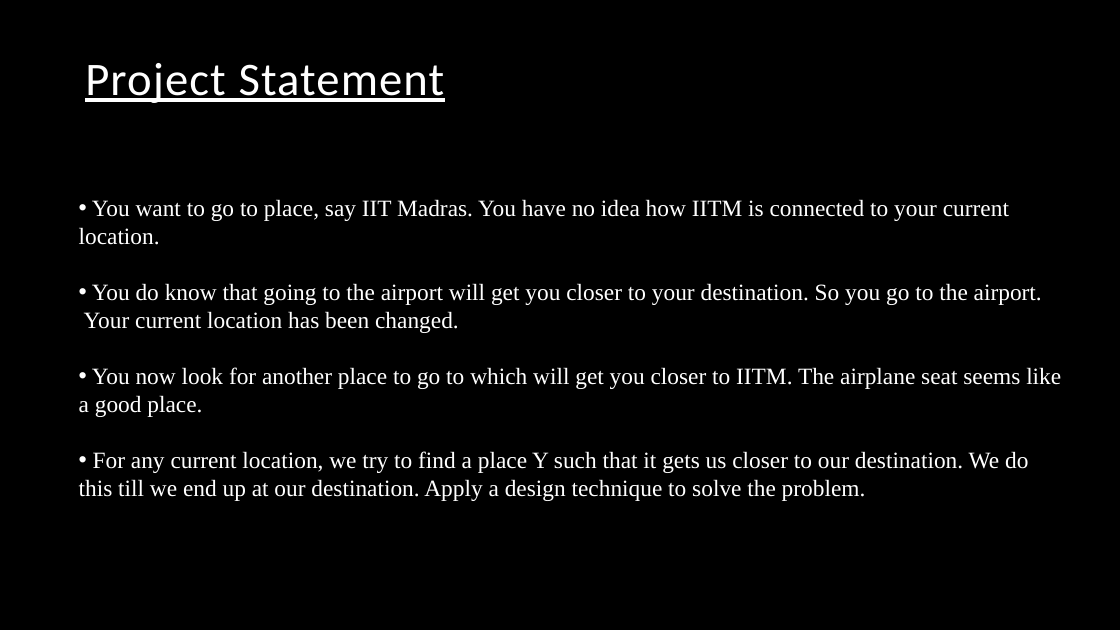
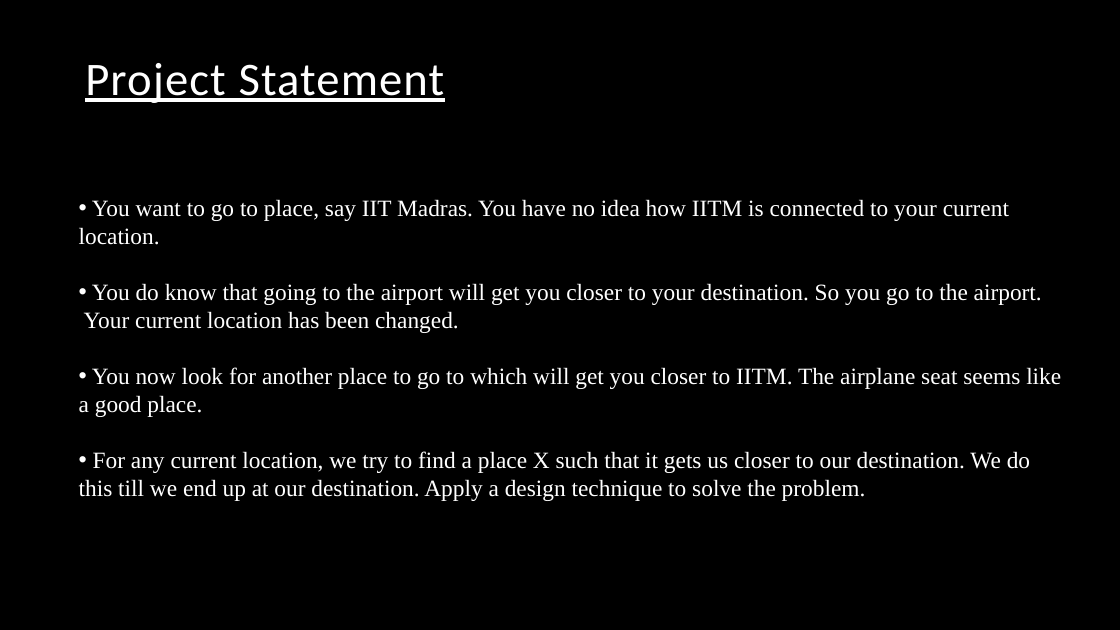
Before and after one commit to AniketDas13/Getting-Closer-to-Desired-Destination, a slide deck: slide 2 of PROJECT REPRESENTATION/PowerPoint Presentation.pptx. Drawn at 1120x630 pixels with LibreOffice and Linux fonts; fonts in the diff are those of the drawing; background and template pictures are left out. Boxes give left, top, right and bottom in pixels: in the first picture for what was removed or moved away, otherwise in the second. Text is boxed around its words. In the diff, an @@ line names an element or a change of style, - is before the commit and + after.

```diff
--- a/PROJECT REPRESENTATION/PowerPoint Presentation.pptx
+++ b/PROJECT REPRESENTATION/PowerPoint Presentation.pptx
@@ text at box(79, 451, 1030, 501): text changed @@
-• For any current location, we try to find a place Y such that it gets us closer to our destination. We do this till we end up at our destination. Apply a design technique to solve the problem.
+• For any current location, we try to find a place X such that it gets us closer to our destination. We do this till we end up at our destination. Apply a design technique to solve the problem.
```
Also in this commit, not shown: 2 other files.
